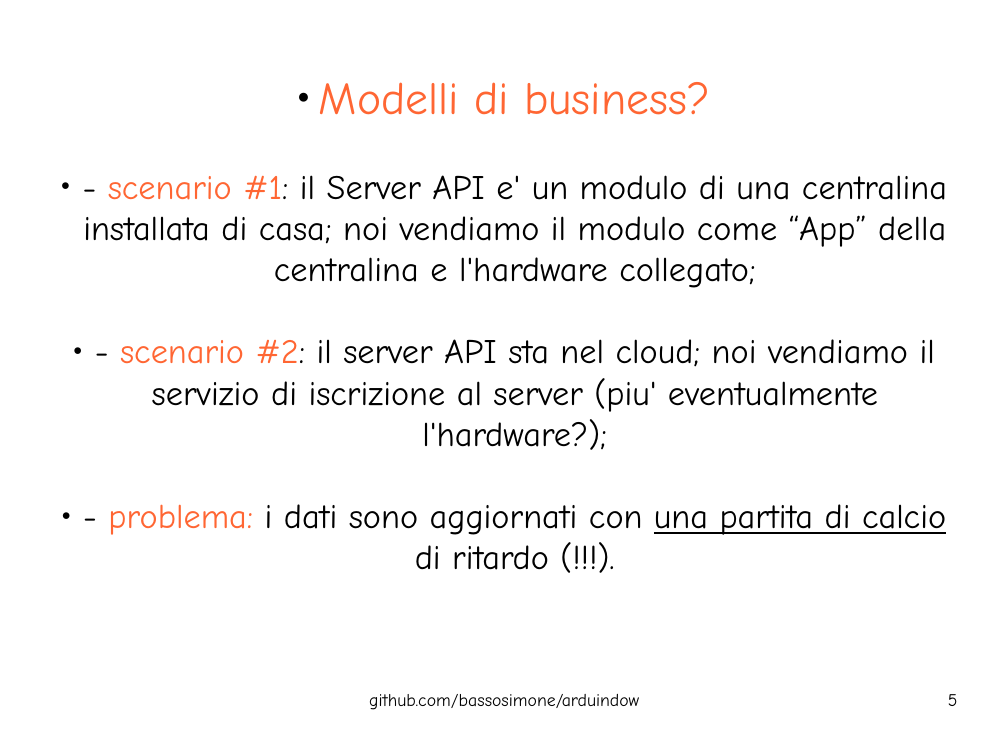
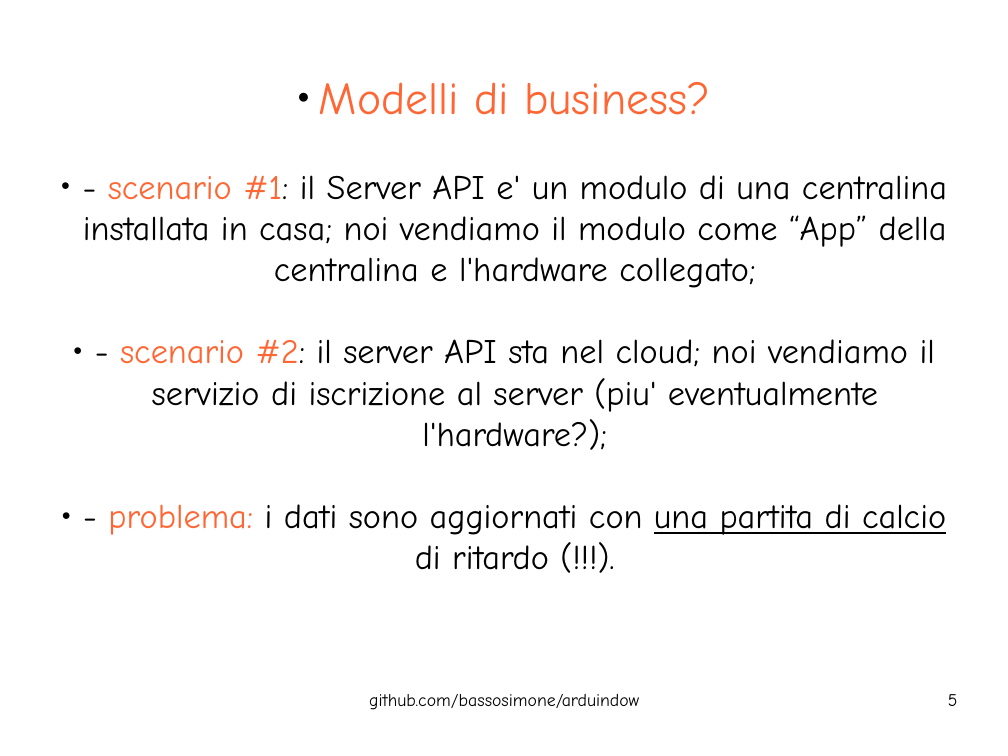
Before and after one commit to bassosimone/arduindow, a slide deck: slide 5 of doc/arduindow.odp. Drawn at 1008x756 pixels with LibreOffice and Linux fonts; fonts in the diff are those of the drawing. Boxes give left, top, right and bottom in pixels: in the first picture for what was removed or moved away, otherwise in the second. Text is boxed around its words. In the diff, an @@ line names an element or a change of style, - is before the commit and + after.

Commit message:
arduindow.{odp,pdf}: grammar!

```diff
--- a/doc/arduindow.odp
+++ b/doc/arduindow.odp
@@ subtitle at [83,175,947,288]: text changed @@
-● - scenario #1: il Server API e' un modulo di una centralina installata di casa; noi vendiamo il modulo come “App” della centralina e l'hardware collegato;
+● - scenario #1: il Server API e' un modulo di una centralina installata in casa; noi vendiamo il modulo come “App” della centralina e l'hardware collegato;
```
Also in this commit, not shown: 1 other file.
